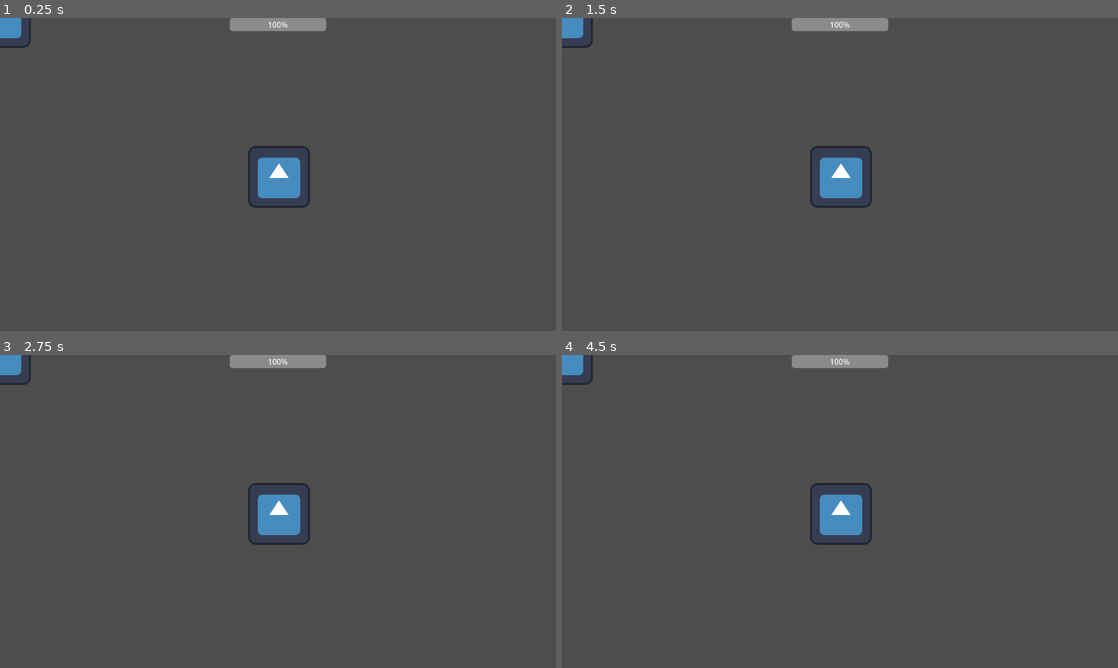
Above: before the commit, frames 1-4 (two rows, left to right).
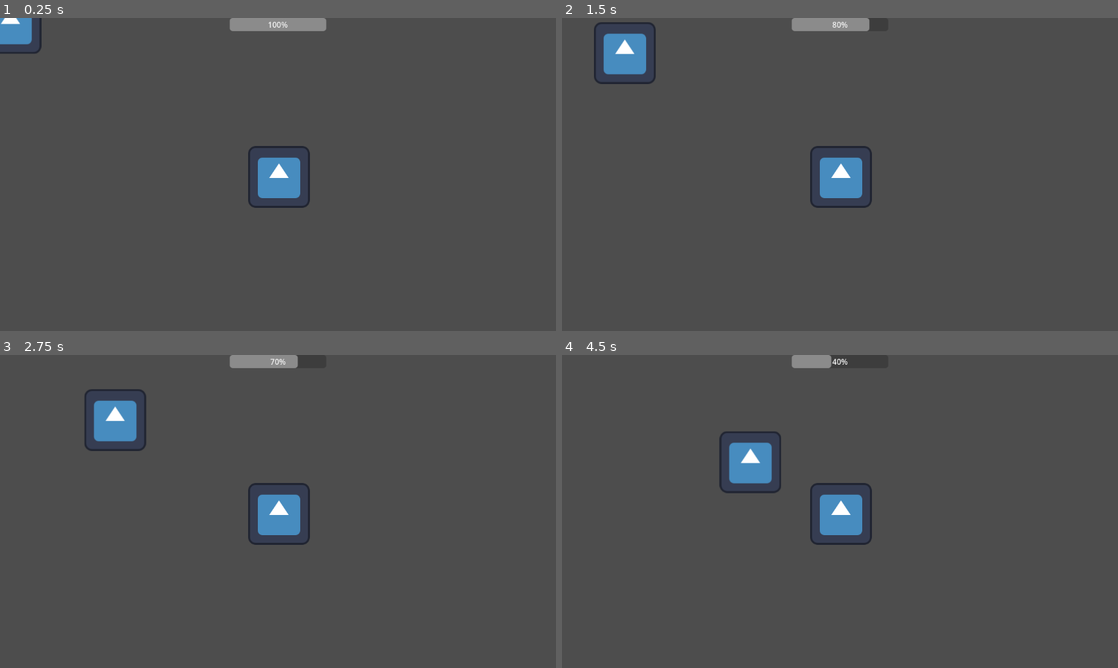
Above: after the commit, the same moments.

Repository: NadmanFaisal/HousingBubble
Game: Godot game, scene res://scenes/main.tscn
The game is run twice, just before and just after one commit, with the same random seed, the same clock (stepped at 60 frames per second) and the same inputs. Before the commit the project has no main scene; this scene is started directly in both runs. The engine's default icon, where the game draws it, is replaced by a stand-in: a white triangle on a blue panel in a dark square.
Inputs:
- Up to frame 1 (0.25 s): no input
- Up to frame 2 (1.5 s): tap D (damageBubble) at 0.6, 1.35 s
- Up to frame 3 (2.75 s): tap D (damageBubble) at 2.1 s
- Up to frame 4 (4.5 s): tap D (damageBubble) at 2.85, 3.6, 4.35 s

The runs differ from the first frame. In frame 1, 0.4% of the frame differs, in the area x 0-8%, y 0-12%; in frame 2, 1.8%; in frame 3, 1.9%; in frame 4, 2.1%, in the area x 0-59%, y 0-45%.

Commit message:
set up project

Diff:
--- a/project.godot
+++ b/project.godot
@@ -11,9 +11,9 @@
 [application]
 
 config/name="towerDefenseBubble"
-run/main_scene="res://main.tscn"
+run/main_scene="res://scenes/main.tscn"
 config/features=PackedStringArray("4.3", "Forward Plus")
-config/icon="res://icon.svg"
+config/icon="res://assets/icon.svg"
 
 [display]
 
--- a/scenes/hud.tscn
+++ b/scenes/hud.tscn
@@ -1,10 +1,10 @@
-[gd_scene load_steps=3 format=3 uid="uid://y5g5wvao6f0y"]
+[gd_scene load_steps=3 format=3 uid="uid://dcspcodu03jhc"]
 
-[ext_resource type="Script" path="res://hud.gd" id="1_fud6h"]
-[ext_resource type="Script" path="res://bubble_hp.gd" id="1_vtffx"]
+[ext_resource type="Script" path="res://scripts/hud.gd" id="1_t08pe"]
+[ext_resource type="Script" path="res://scripts/bubble_hp.gd" id="2_tmsuk"]
 
 [node name="HUD" type="CanvasLayer"]
-script = ExtResource("1_fud6h")
+script = ExtResource("1_t08pe")
 
 [node name="bubbleHP" type="ProgressBar" parent="."]
 anchors_preset = 5
@@ -15,4 +15,4 @@
 offset_bottom = 27.0
 grow_horizontal = 2
 value = 100.0
-script = ExtResource("1_vtffx")
+script = ExtResource("2_tmsuk")
--- a/scenes/main.tscn
+++ b/scenes/main.tscn
@@ -1,8 +1,8 @@
 [gd_scene load_steps=4 format=3 uid="uid://blsrffh0lxy8b"]
 
-[ext_resource type="PackedScene" uid="uid://b6txe6d03bwxh" path="res://area_2d.tscn" id="1_r4mg2"]
-[ext_resource type="PackedScene" uid="uid://y5g5wvao6f0y" path="res://hud.tscn" id="1_v40sh"]
-[ext_resource type="PackedScene" uid="uid://dnrxgpbxevkun" path="res://mob.tscn" id="3_vnisg"]
+[ext_resource type="PackedScene" uid="uid://bgj8lwuchbeha" path="res://scenes/theBubble.tscn" id="1_r4mg2"]
+[ext_resource type="PackedScene" uid="uid://dcspcodu03jhc" path="res://scenes/hud.tscn" id="1_v40sh"]
+[ext_resource type="PackedScene" uid="uid://cb7ia5kcccw18" path="res://scenes/mob.tscn" id="3_vnisg"]
 
 [node name="Main" type="Node"]
 
--- a/scenes/mob.tscn
+++ b/scenes/mob.tscn
@@ -1,7 +1,7 @@
-[gd_scene load_steps=4 format=3 uid="uid://dnrxgpbxevkun"]
+[gd_scene load_steps=4 format=3 uid="uid://cb7ia5kcccw18"]
 
-[ext_resource type="Script" path="res://mob.gd" id="1_0w4q6"]
-[ext_resource type="Texture2D" uid="uid://cbcb0ix25q8dp" path="res://icon.svg" id="1_cwva7"]
+[ext_resource type="Script" path="res://scripts/mob.gd" id="1_0w4q6"]
+[ext_resource type="Texture2D" uid="uid://b6cdloq6itkp2" path="res://assets/icon.svg" id="1_cwva7"]
 
 [sub_resource type="RectangleShape2D" id="RectangleShape2D_wussj"]
 size = Vector2(124, 116)
--- a/scenes/area_2d.tscn
+++ b/scenes/theBubble.tscn
@@ -1,13 +1,13 @@
-[gd_scene load_steps=4 format=3 uid="uid://b6txe6d03bwxh"]
+[gd_scene load_steps=4 format=3 uid="uid://bgj8lwuchbeha"]
 
-[ext_resource type="Script" path="res://area_2d.gd" id="1_07sxh"]
-[ext_resource type="Texture2D" uid="uid://cbcb0ix25q8dp" path="res://icon.svg" id="2_5roio"]
+[ext_resource type="Script" path="res://scripts/area_2d.gd" id="1_ale75"]
+[ext_resource type="Texture2D" uid="uid://b6cdloq6itkp2" path="res://assets/icon.svg" id="2_5roio"]
 
 [sub_resource type="CircleShape2D" id="CircleShape2D_0lrjl"]
 radius = 83.7257
 
 [node name="TheBubble" type="Area2D"]
-script = ExtResource("1_07sxh")
+script = ExtResource("1_ale75")
 metadata/_edit_group_ = true
 
 [node name="CollisionShape2D" type="CollisionShape2D" parent="."]
Not shown, changed: assets/icon.svg.import
